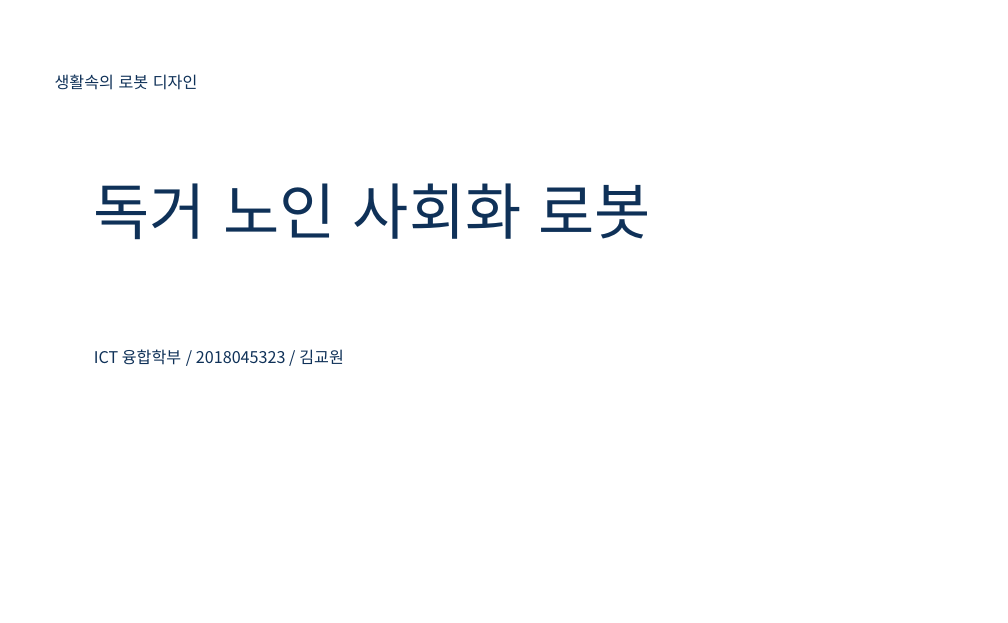
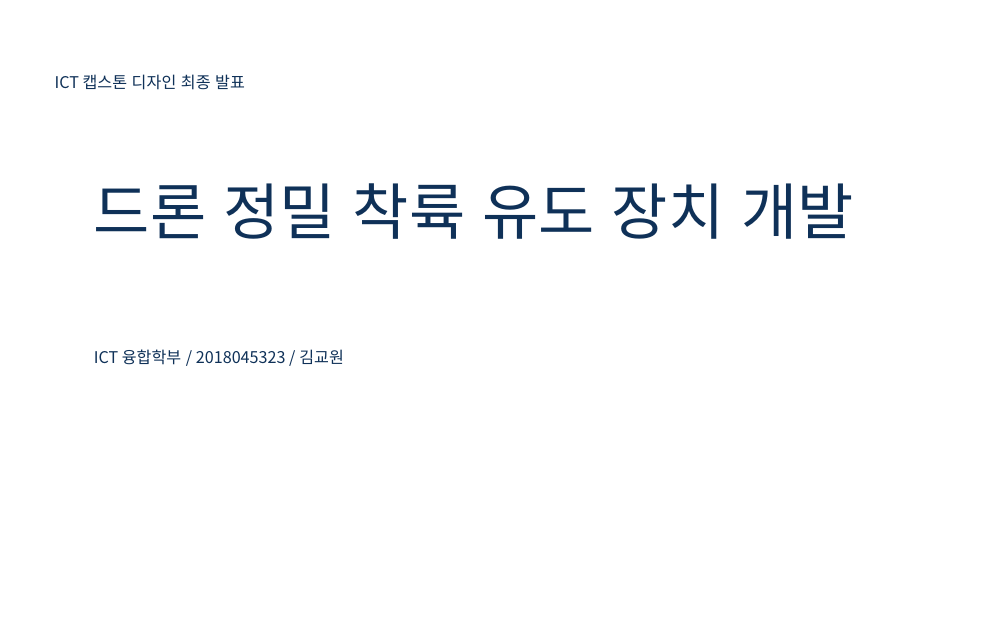
Before and after one commit to kimkyowon/Capstone_Design, a slide deck: slide 2 of 1.PrecisionLandingModule/1.ReasearchNote/FinalReport/캡스톤디자인 최종 발표 ICT융합학부 2018045323 김교원.pptx (slide 1 before the commit). Drawn at 1008x623 pixels with LibreOffice and Linux fonts; fonts in the diff are those of the drawing; background and template pictures are left out. Boxes give left, top, right and bottom in pixels: in the first picture for what was removed or moved away, otherwise in the second. Text is boxed around its words. In the diff, an @@ line names an element or a change of style, - is before the commit and + after.

Commit message:
[Modify] 최종 발표 PPT 내용 수정

```diff
--- a/1.PrecisionLandingModule/1.ReasearchNote/FinalReport/캡스톤디자인 최종 발표 ICT융합학부 2018045323 김교원.pptx
+++ b/1.PrecisionLandingModule/1.ReasearchNote/FinalReport/캡스톤디자인 최종 발표 ICT융합학부 2018045323 김교원.pptx
@@ text at box(55, 74, 245, 90): text changed @@
-생활속의 로봇 디자인
+ICT 캡스톤 디자인 최종 발표
@@ text at box(94, 183, 854, 239): text changed @@
-독거 노인 사회화 로봇
+드론 정밀 착륙 유도 장치 개발
```
Also in this commit, not shown: 1 other slide changed, 3 slides added, 2 slides removed.
